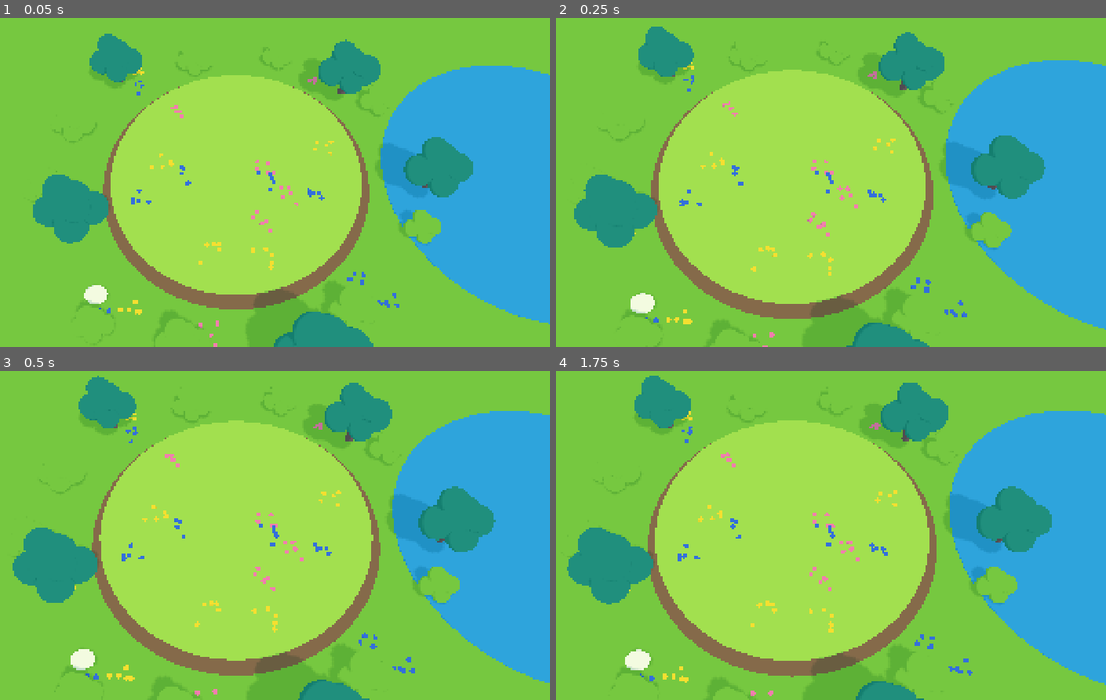
Above: before the commit, frames 1-4 (two rows, left to right).
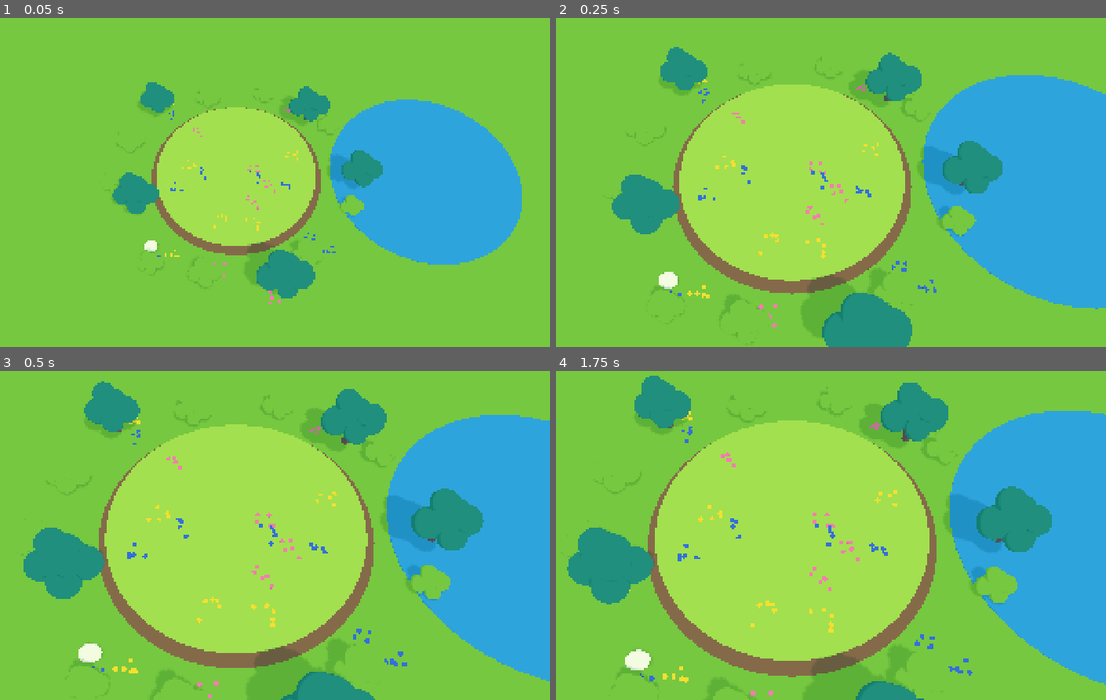
Above: after the commit, the same moments.

Repository: UICHEOL-HWANG/TheBrawlGuys
Game: Godot game, scene res://src/main/main.tscn
The game is run twice, just before and just after one commit, with the same random seed, the same clock (stepped at 60 frames per second) and the same inputs.
Inputs (mouse positions are in pixels of both pictures, inside the frame that each line leads up to):
- Up to frame 1 (0.05 s): no input
- Up to frame 2 (0.25 s): no input
- Up to frame 3 (0.5 s): no input
- Up to frame 4 (1.75 s): tap Enter at 0.5 s; move the mouse to (930, 505) at 0.52 s; hold Shift 0.53-1.25 s; click (930, 505) at 0.67 s; drag from (666, 542) to (759, 594) at 1.27 s

The runs differ from the first frame. In frame 1, 39% of the frame differs, in the area x 5-100%, y 4-100%; in frame 2, 25%; in frame 3, 10%; in frame 4, less than 0.1%.

Commit message:
feat: add phase 1 tunables and config fingerprint
Co-Authored-By: Claude Opus 5.5 <noreply@anthropic.com>

Diff:
--- a/src/config/game_config.gd
+++ b/src/config/game_config.gd
@@ -10,18 +10,60 @@
 @export_range(1.0, 20.0, 0.1) var move_speed: float = 6.0
 @export_range(1.0, 25.0, 0.1) var jump_velocity: float = 9.0
 @export_range(-80.0, -5.0, 0.5) var gravity: float = -25.0
+@export_range(1, 4, 1) var max_jumps: int = 2
+## Airborne steering toward the input direction (m/s^2); with no input only air_drag applies,
+## so launched fighters keep their momentum after hitstun ends.
+@export_range(0.0, 80.0, 0.5) var air_acceleration: float = 20.0
+@export_range(0.0, 40.0, 0.5) var air_drag: float = 2.0
+
+@export_group("Fighter")
+@export_range(0.2, 1.0, 0.01) var fighter_radius: float = 0.45
+@export_range(0.8, 3.0, 0.05) var fighter_height: float = 1.6
+@export_range(0.0, 1.0, 0.01) var hitstun_ground_friction: float = 0.85
 
 @export_group("Arena")
 @export_range(4.0, 20.0, 0.1) var arena_radius: float = 10.0
 @export_range(-30.0, -2.0, 0.5) var kill_y: float = -8.0
 
+@export_group("Rules")
+@export_range(1, 9, 1) var stocks: int = 3
+@export_range(1.0, 20.0, 0.5) var respawn_height: float = 6.0
+@export_range(0.0, 5.0, 0.1) var respawn_invuln: float = 2.0
+@export_range(2.0, 40.0, 0.5) var blast_margin: float = 12.0
+
 @export_group("Knockback")
-@export_range(0.0, 3.0, 0.01) var global_knockback_mul: float = 1.0
+@export_range(0.0, 10.0, 0.01) var global_knockback_mul: float = 1.0
 @export_range(0.0, 0.2, 0.001) var hitstun_factor: float = 0.04
 @export_range(0.0, 0.3, 0.005) var hitstop_light: float = 0.06
 @export_range(0.0, 0.3, 0.005) var hitstop_heavy: float = 0.1
 @export_range(0.0, 1.0, 0.01) var guard_damage_mul: float = 0.2
 @export_range(0.0, 1.0, 0.01) var guard_knockback_mul: float = 0.0
+
+@export_group("LightAttack")
+@export_range(0.0, 30.0, 0.5) var light_damage: float = 4.0
+@export_range(0.0, 30.0, 0.1) var light_base_knockback: float = 3.0
+@export_range(0.0, 0.5, 0.005) var light_knockback_scaling: float = 0.05
+@export_range(0.0, 2.0, 0.05) var light_launch_angle_y: float = 0.6
+@export_range(0, 30, 1) var light_startup_ticks: int = 3
+@export_range(1, 30, 1) var light_active_ticks: int = 3
+@export_range(0, 60, 1) var light_recovery_ticks: int = 8
+@export_range(0.0, 3.0, 0.05) var light_hitbox_forward: float = 0.8
+@export_range(0.0, 3.0, 0.05) var light_hitbox_up: float = 0.9
+@export_range(0.1, 2.0, 0.05) var light_hitbox_half_width: float = 0.45
+@export_range(0.1, 2.0, 0.05) var light_hitbox_half_height: float = 0.45
+
+@export_group("Bot")
+@export_range(0.5, 5.0, 0.1) var bot_attack_range: float = 1.4
+@export_range(0, 120, 1) var bot_attack_cooldown_ticks: int = 30
+@export_range(0.3, 1.0, 0.01) var bot_edge_ratio: float = 0.8
+
+@export_group("Feel")
+@export_range(0.0, 0.2, 0.001) var shake_per_knockback: float = 0.02
+@export_range(0.0, 3.0, 0.05) var shake_max: float = 0.6
+@export_range(0.5, 30.0, 0.5) var shake_decay: float = 8.0
+@export_range(1.0, 30.0, 0.5) var blink_hz: float = 10.0
+@export_range(1.0, 40.0, 0.5) var blink_hz_end: float = 20.0
+@export_range(0.0, 40.0, 0.5) var spark_large_threshold: float = 8.0
 
 @export_group("Loop")
 @export_range(1, 10, 1) var max_ticks_per_frame: int = 5
@@ -30,9 +72,19 @@
 @export_range(30.0, 85.0, 0.5) var cam_pitch: float = 60.0
 @export_range(0.0, 10.0, 0.1) var cam_margin: float = 3.0
 @export_range(5.0, 40.0, 0.5) var cam_zoom_min: float = 14.0
-@export_range(10.0, 80.0, 0.5) var cam_zoom_max: float = 40.0
+@export_range(10.0, 150.0, 0.5) var cam_zoom_max: float = 70.0
 @export_range(0.0, 20.0, 0.1) var cam_smooth: float = 6.0
 @export_range(10.0, 70.0, 0.5) var cam_fov: float = 40.0
 
 @export_group("Touch")
 @export_range(0.05, 0.5, 0.01) var touch_hold_threshold: float = 0.15
+
+
+## Hash of every script variable (D1). Snapshots and replays store it so a run can only be
+## restored or verified against the exact same tuning.
+func fingerprint() -> int:
+	var values: Array = []
+	for p: Dictionary in get_property_list():
+		if int(p["usage"]) & PROPERTY_USAGE_SCRIPT_VARIABLE:
+			values.append([p["name"], get(p["name"])])
+	return hash(values)
--- a/src/debug/config_schema.gd
+++ b/src/debug/config_schema.gd
@@ -16,12 +16,14 @@
 		if not (usage & PROPERTY_USAGE_SCRIPT_VARIABLE) or p["hint"] != PROPERTY_HINT_RANGE:
 			continue
 		var parts := String(p["hint_string"]).split(",")
+		if parts.size() < 2:
+			continue
 		out.append({
 			"name": String(p["name"]),
 			"group": group,
 			"min": float(parts[0]),
 			"max": float(parts[1]),
-			"step": float(parts[2]) if parts.size() > 2 else DEFAULT_STEP,
+			"step": float(parts[2]) if parts.size() > 2 and parts[2].strip_edges().is_valid_float() else DEFAULT_STEP,
 			"is_int": p["type"] == TYPE_INT,
 		})
 	return out
--- a/tests/unit/test_config_schema.gd
+++ b/tests/unit/test_config_schema.gd
@@ -28,3 +28,25 @@
 	var specs := ConfigSchema.sliders_for(GameConfig.new())
 	for name: String in ["move_speed", "gravity", "kill_y", "hitstun_factor", "cam_pitch", "cam_fov", "touch_hold_threshold"]:
 		assert_false(_find(specs, name).is_empty(), "%s missing" % name)
+
+
+class _BadStep extends Resource:
+	## Reproduces a range hint whose third field is a suffix, not a step ("0,1,or_greater").
+	func _get_property_list() -> Array[Dictionary]:
+		return [{
+			"name": "suffixed", "type": TYPE_FLOAT, "hint": PROPERTY_HINT_RANGE,
+			"hint_string": "0,1,or_greater",
+			"usage": PROPERTY_USAGE_DEFAULT | PROPERTY_USAGE_SCRIPT_VARIABLE,
+		}]
+
+
+func test_non_numeric_hint_suffix_falls_back_to_default_step() -> void:
+	var s := _find(ConfigSchema.sliders_for(_BadStep.new()), "suffixed")
+	assert_false(s.is_empty())
+	assert_eq(s["step"], ConfigSchema.DEFAULT_STEP, "was 0.0 before the guard")
+
+
+func test_phase1_groups_are_exposed() -> void:
+	var specs := ConfigSchema.sliders_for(GameConfig.new())
+	for name: String in ["stocks", "light_damage", "light_startup_ticks", "bot_attack_range", "shake_max", "blink_hz"]:
+		assert_false(_find(specs, name).is_empty(), "%s missing" % name)
--- a/tests/unit/test_game_config.gd
+++ b/tests/unit/test_game_config.gd
@@ -26,3 +26,26 @@
 func test_default_resource_loads_as_game_config() -> void:
 	var res := load(DEFAULT_PATH)
 	assert_true(res is GameConfig, "default_config.tres must be a GameConfig")
+
+
+func test_global_knockback_default() -> void:
+	assert_eq(GameConfig.new().global_knockback_mul, 1.0)
+
+
+func test_phase1_defaults_match_prd() -> void:
+	var c := GameConfig.new()
+	assert_eq(c.stocks, 3)
+	assert_eq(c.respawn_invuln, 2.0)
+	assert_eq(c.max_jumps, 2)
+	assert_eq(c.light_damage, 4.0)
+	assert_eq(c.light_base_knockback, 3.0)
+	assert_eq(c.light_knockback_scaling, 0.05)
+	assert_eq(c.cam_zoom_max, 70.0)
+
+
+func test_fingerprint_changes_with_values() -> void:
+	var a := GameConfig.new()
+	var b := GameConfig.new()
+	assert_eq(a.fingerprint(), b.fingerprint(), "same values -> same fingerprint")
+	b.light_damage = 5.0
+	assert_ne(a.fingerprint(), b.fingerprint(), "changed value -> different fingerprint")
